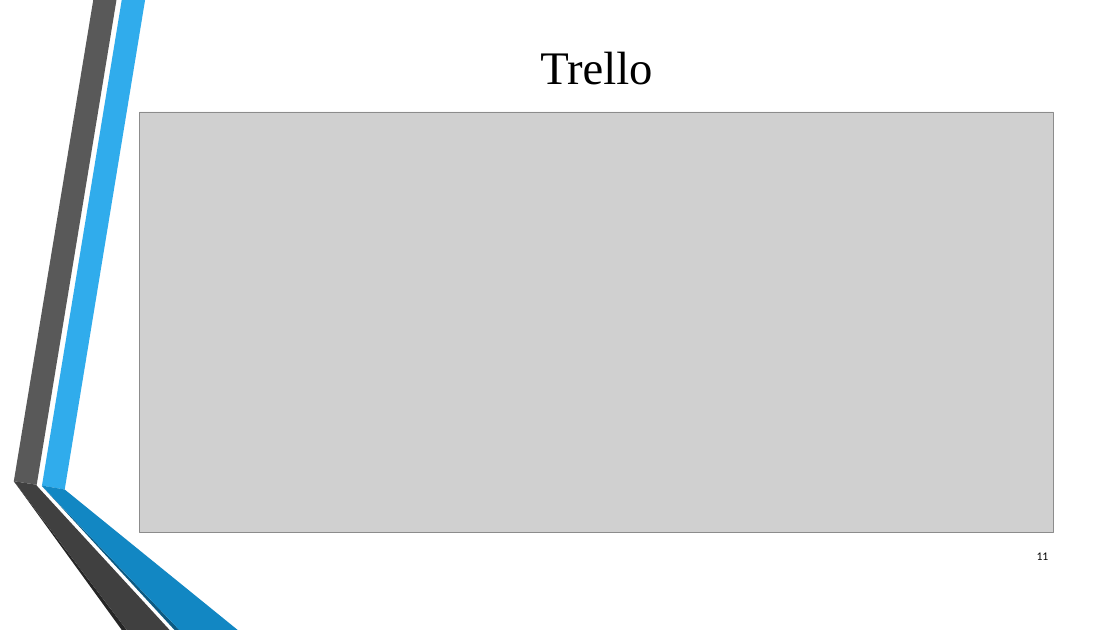
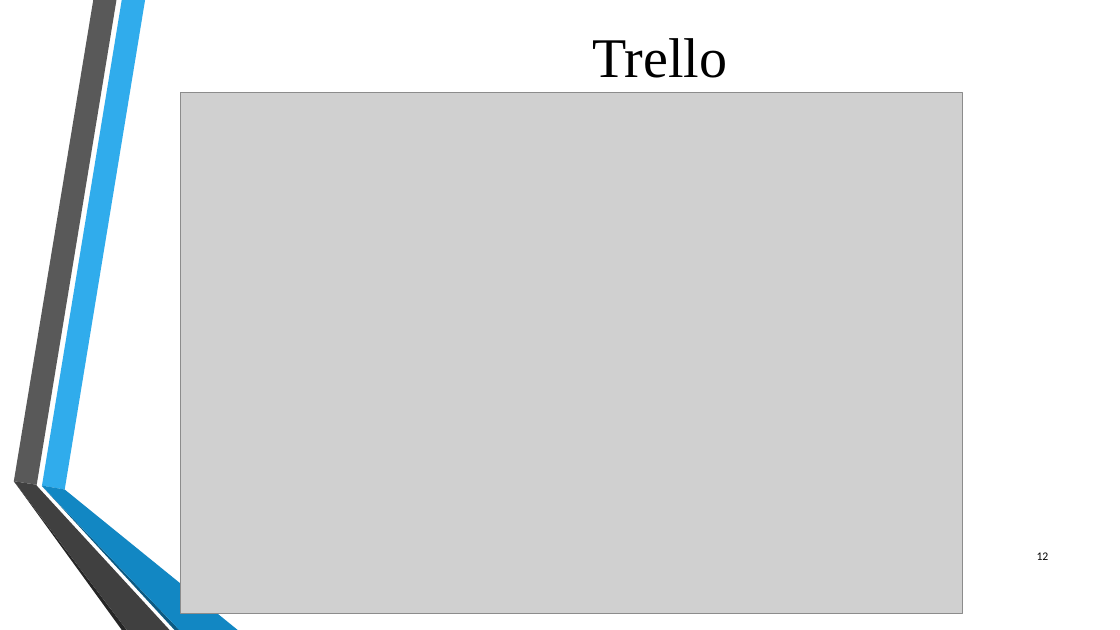
Before and after one commit to Priyaa84/DSE6300_Project, a slide deck: slide 12 of DSE 6300- Project Presentation.pptx (slide 11 before the commit). Drawn at 1120x630 pixels with LibreOffice and Linux fonts; fonts in the diff are those of the drawing; grey boxes stand for pictures; background and template pictures are left out. Boxes give left, top, right and bottom in pixels: in the first picture for what was removed or moved away, otherwise in the second. Text is boxed around its words. In the diff, an @@ line names an element or a change of style, - is before the commit and + after.

Commit message:
Formatting changes and updates

```diff
--- a/DSE 6300- Project Presentation.pptx
+++ b/DSE 6300- Project Presentation.pptx
@@ title "Trello": place and size @@
-title "Trello" at bbox=[540, 51, 652, 85]
+title "Trello" at bbox=[592, 38, 727, 78]
@@ title "Trello" at bbox=[592, 38, 727, 78]: size 40 to 48 pt @@
@@ picture: place and size @@
-picture at bbox=[139, 112, 1054, 532]
+picture at bbox=[181, 92, 963, 613]
@@ page number at bbox=[1037, 552, 1049, 560]: text changed @@
-11
+12
```
Also in this commit, not shown: 13 other slides changed, 2 slides added, 1 slide removed.
